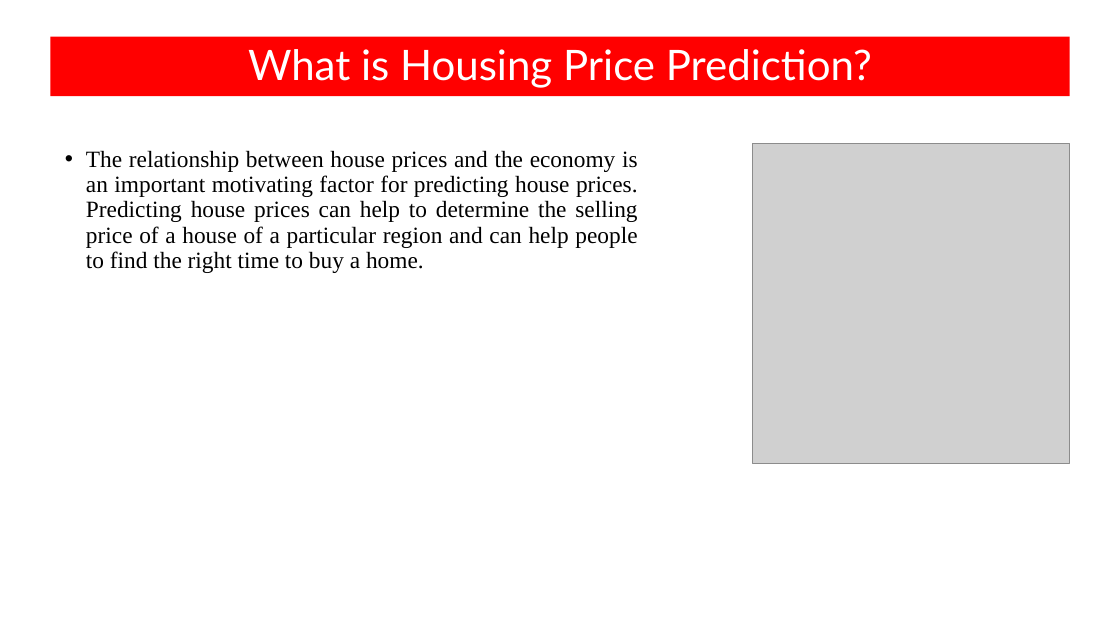
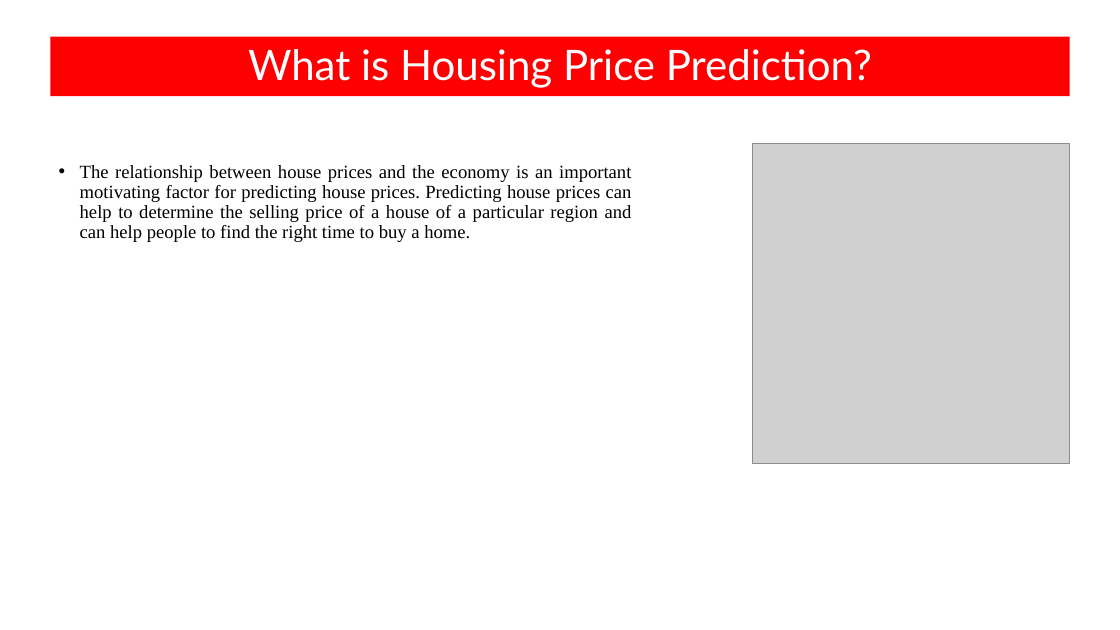
Before and after one commit to imprits/Housing-Price-Prediction, a slide deck: slide 6 of Housing Price Prediction .pptx. Drawn at 1120x630 pixels with LibreOffice and Linux fonts; fonts in the diff are those of the drawing; grey boxes stand for pictures. Boxes give left, top, right and bottom in pixels: in the first picture for what was removed or moved away, otherwise in the second. Text is boxed around its words. In the diff, an @@ line names an element or a change of style, - is before the commit and + after.

```diff
--- a/Housing Price Prediction .pptx
+++ b/Housing Price Prediction .pptx
@@ text "The relationship between house prices ...": place and size @@
-text "The relationship between house prices ..." at bbox=[86, 150, 638, 273]
+text "The relationship between house prices ..." at bbox=[80, 165, 632, 242]
@@ text "The relationship between house prices ..." at bbox=[80, 165, 632, 242]: size 20 to 16 pt @@
```
Also in this commit, not shown: 2 other slides changed.
